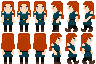
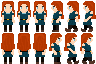
Before/after of a 96px x 64px layered artwork. What changed in the layer stack:
painted on "Ebene 6(eingefügt)" (2nd of 2) over [left=64, top=1, right=96, bottom=51]
